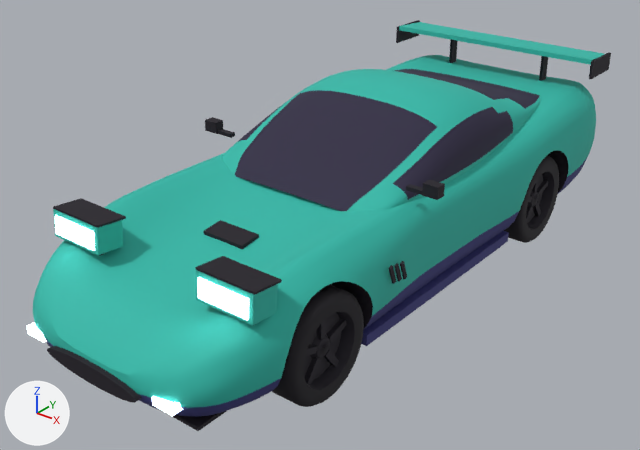
Before and after pictures for a commit that changed the glTF model public/models/fd.glb.
One viewpoint serves both versions: a camera (50 mm lens) standing at (3.22, -4.26, 2.92) and looking at (-0.08, -0.14, 0.36). The lights are fixed; the arrows at lower left show +X, +Y and +Z. The picture after the commit comes second. Vertices at exactly the same position are counted once.

In view in the first picture: 'body', 'wheel_fr', 'wheel_rr'.
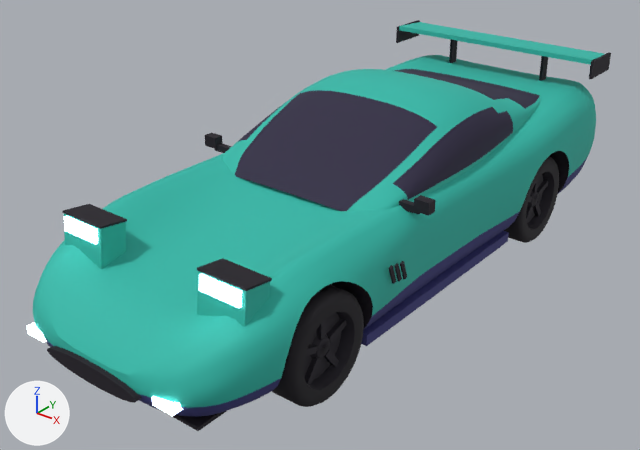
Boxes [x1, y1, x2, y2] around the edits, measured in the pictures (640 x 450 px; the box of a moved part takes in the faces that stretch with it):
part 1 of me_body, moved or reshaped
    before: [53, 209, 123, 255]
    after: [64, 213, 126, 270]
part 2 of me_body, moved or reshaped
    before: [196, 270, 278, 326]
    after: [197, 271, 270, 327]
part 3 of me_body, moved or reshaped
    before: [53, 198, 126, 228]
    after: [63, 204, 127, 229]
part 4 of me_body, added
    after: [215, 143, 232, 153]
part 5 of me_body, moved or reshaped
    before: [205, 117, 223, 134]
    after: [205, 132, 223, 149]
part 6 of me_body, moved or reshaped
    before: [195, 256, 282, 295]
    after: [197, 258, 272, 291]
part 7 of me_body, added
    after: [399, 199, 420, 215]
part 8 of me_body, moved or reshaped
    before: [422, 180, 445, 200]
    after: [414, 195, 436, 216]
part 9 of me_body, moved or reshaped
    before: [55, 215, 95, 251]
    after: [64, 216, 98, 244]
part 10 of me_body, moved or reshaped
    before: [198, 277, 249, 320]
    after: [199, 274, 242, 308]
part 11 of me_body, deleted (black)
    before: [203, 220, 259, 249]
part 12 of me_body, deleted
    before: [217, 129, 235, 138]
part 13 of me_body, deleted
    before: [406, 184, 423, 195]
part 14 of me_body, moved or reshaped
    before: [386, 69, 578, 208]
    after: [483, 100, 578, 208]

The edits, one by one:
me_body is used by ob_body; location (0.0, 0.0, 0.0).
me_body had 4366 vertices, 8441 faces and spanned x -0.91..0.91, y -2.1..2.25, z 0.13..1.22.
me_body now has 4347 vertices, 8414 faces and spans x -0.9..0.9, y -2.1..2.25, z 0.13..1.22.
me_body part 1: the loose piece of 8 vertices spanning x -0.75..-0.38, y -1.69..-1.51, z 0.66..0.83 is scaled about its middle by (0.842, 1, 1.58), then moved by (0.03, 0.01, -0.06).
me_body part 2: the loose piece of 8 vertices spanning x 0.38..0.75, y -1.69..-1.51, z 0.66..0.83 is scaled about its middle by (0.842, 1, 1.58), then moved by (-0.03, 0.01, -0.06).
me_body part 3: the loose piece of 8 vertices spanning x -0.76..-0.37, y -1.68..-1.48, z 0.82..0.85 is scaled about its middle by (0.846, 0.944, 1.26), then moved by (0.03, 0.01, -0.01).
me_body part 4: a new loose piece, a box spanning x -0.807..-0.667, y -0.36..-0.32, z 0.777..0.822, in mat_ink (black #1a1420).
me_body part 5: the loose piece of 8 vertices spanning x -0.91..-0.81, y -0.34..-0.26, z 0.89..0.96 is moved by (0.03, -0.04, -0.09).
me_body part 6: the loose piece of 8 vertices spanning x 0.37..0.76, y -1.68..-1.48, z 0.82..0.85 is scaled about its middle by (0.846, 0.944, 1.26), then moved by (-0.03, 0.01, -0.01).
me_body part 7: a new loose piece, a box spanning x 0.667..0.807, y -0.36..-0.32, z 0.777..0.822, in mat_ink (black #1a1420).
me_body part 8: the loose piece of 8 vertices spanning x 0.81..0.91, y -0.34..-0.26, z 0.89..0.96 is moved by (-0.03, -0.04, -0.09).
me_body part 9: the loose piece of 8 vertices spanning x -0.73..-0.4, y -1.7..-1.67, z 0.7..0.81 is scaled about its middle by (0.818, 1.02, 0.77), then moved by (0.03, 0.02, 0.02).
me_body part 10: the loose piece of 8 vertices spanning x 0.4..0.73, y -1.7..-1.67, z 0.7..0.81 is scaled about its middle by (0.818, 1.02, 0.77), then moved by (-0.03, 0.02, 0.02).
me_body part 11: the loose piece of 8 vertices spanning x -0.15..0.15, y -1.12..-0.98, z 0.64..0.69 is deleted.
me_body part 12: the loose piece of 8 vertices spanning x -0.83..-0.69, y -0.32..-0.28, z 0.88..0.91 is deleted.
me_body part 13: the loose piece of 8 vertices spanning x 0.69..0.83, y -0.32..-0.28, z 0.88..0.91 is deleted.
Part 14, on me_body:
24 vertices are removed from x -0.88..0.88, y 0.85..1.57, z 0.34..0.7.
129 faces are deleted.
66 vertices in x 0.73..0.88, y 0.49..1.67, z 0.45..0.92 move by (0.01, 0.0, 0.0).
62 vertices in x -0.88..-0.73, y 0.49..1.67, z 0.45..0.92 move by (-0.01, 0.0, 0.0).
24 vertices in x 0.79..0.88, y 0.89..1.48, z 0.63..0.88 move by (0.02, 0.0, 0.0).
22 vertices in x -0.87..-0.79, y 0.89..1.48, z 0.67..0.88 move by (-0.02, 0.0, 0.0).
19 vertices move within x -0.89..0.89, y 0.57..1.61, z 0.34..0.86.
19 vertices are added at x -0.9..0.9, y 0.85..1.57, z 0.24..0.69.
5 new vertices lie (-0.29, 0.0, 0.0) away from vertices in x -0.6, y 1.05..1.53, z 0.5..0.69.
5 new vertices lie (0.29, 0.0, 0.0) away from vertices in x 0.6, y 1.0..1.21, z 0.63..0.7.
45 new faces join them, mat_paint (cyan #2fb8a8).
18 new faces join them, mat_paint_shadow (dark blue #3a3a7a).
75 new faces join them, mat_ink (black #1a1420).
Other edits to the shape of me_body do not show in these pictures.
